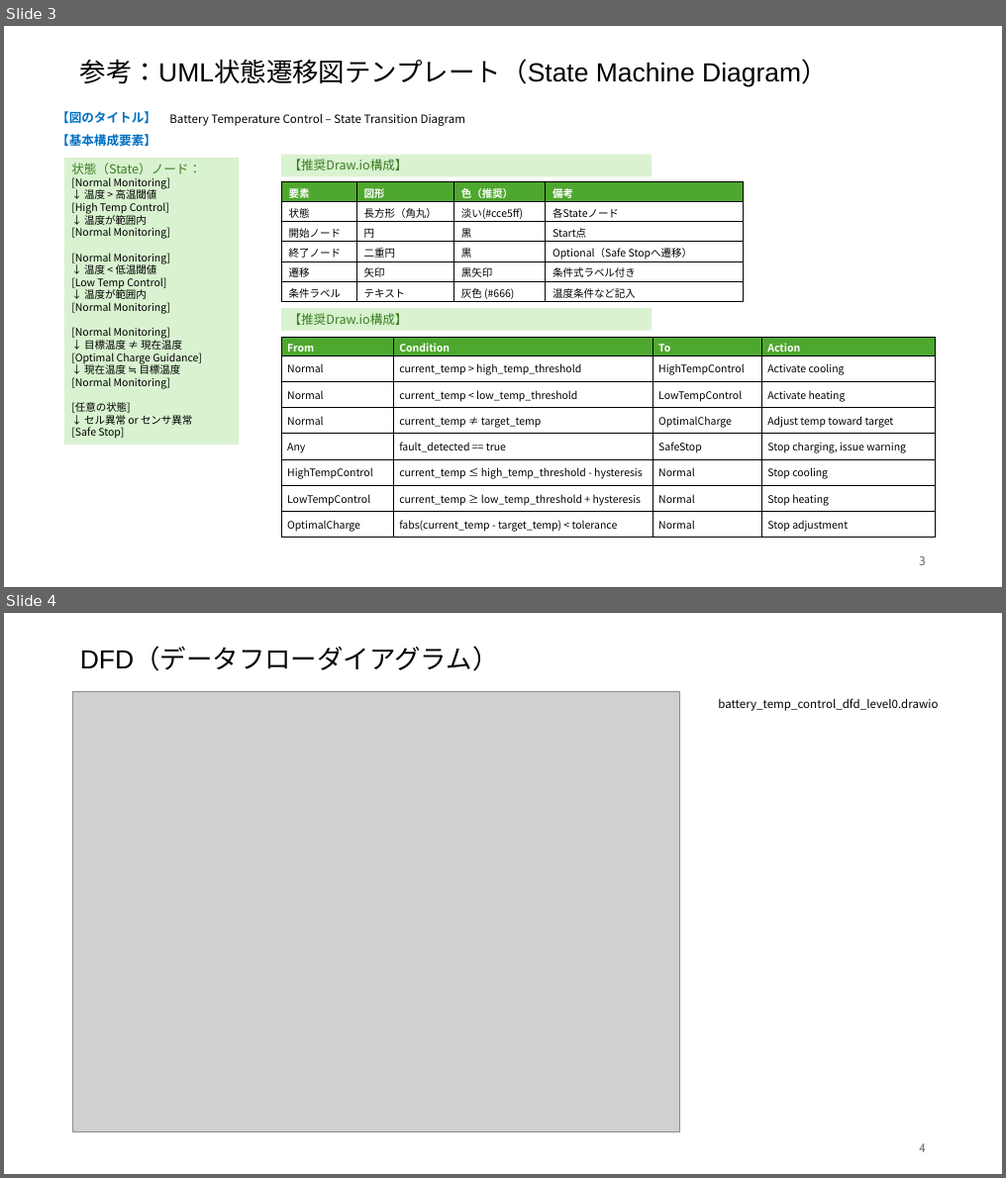
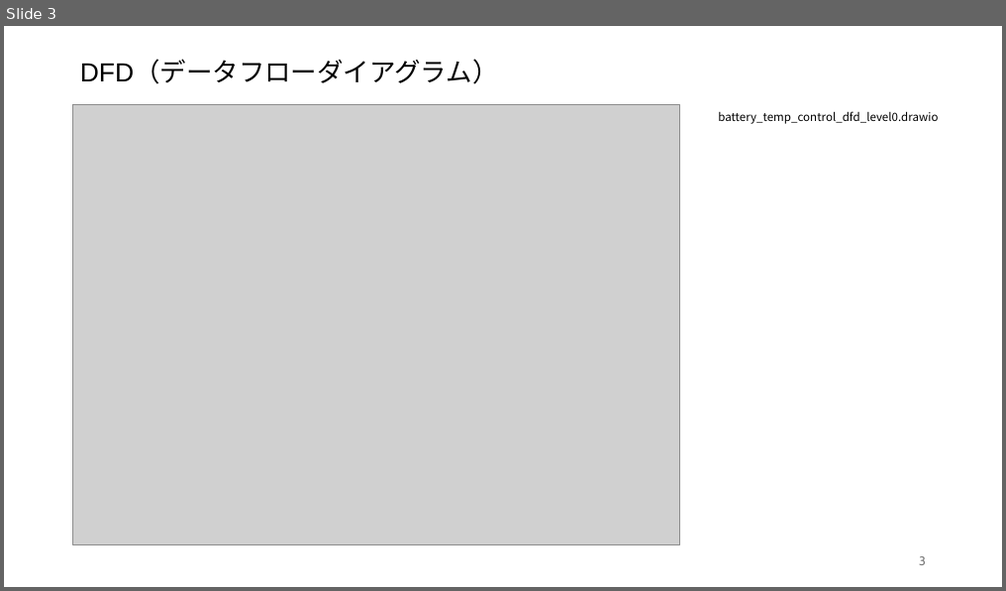
Before and after one commit to KazYag/nyaTraining-python-project, a slide deck: Specification/基本仕様.pptx. Shown one above the other, each under a label of ours: slides 3 and 4 before the commit, slide 3 after it. The pictures are 1006x1178 and 1006x591 pixels, drawn with LibreOffice and Linux fonts; fonts in the diff are those of the drawing; grey boxes stand for pictures. Boxes give left, top, right and bottom in pixels: in the first picture for what was removed or moved away, otherwise in the second. Text is boxed around its words. In the diff, an @@ line names an element or a change of style, - is before the commit and + after.

Commit message:
状態遷移の修正

```diff
--- a/Specification/基本仕様.pptx
+++ b/Specification/基本仕様.pptx
@@ slide 3 removed at (4,26,1002,587), background #FFFFFF @@
@@ title removed at (80,59,828,87) @@
-参考：UML状態遷移図テンプレート（State Machine Diagram）
@@ text removed at (56,111,156,124) @@
-【図のタイトル】
@@ text removed at (169,113,466,126) @@
-Battery Temperature Control – State Transition Diagram
@@ text removed at (56,134,156,147) @@
-【基本構成要素】
@@ rectangle removed at (64,158,239,445) @@
-状態（State）ノード：
-[Normal Monitoring]
-↓ 温度 > 高温閾値
-[High Temp Control]
-↓ 温度が範囲内
-[Normal Monitoring]
-[Normal Monitoring]
-↓ 温度 < 低温閾値
-[Low Temp Control]
-↓ 温度が範囲内
-[Normal Monitoring]
-[Normal Monitoring]
-↓ 目標温度 ≠ 現在温度
-[Optimal Charge Guidance]
-↓ 現在温度 ≒ 目標温度
-[Normal Monitoring]
-[任意の状態]
-↓ セル異常 or センサ異常
-[Safe Stop]
@@ rectangle removed at (282,154,652,176) @@
-【推奨Draw.io構成】
@@ table removed at (282,181,744,303), 6 rows, 4 columns @@
-要素 | 図形 | 色（推奨） | 備考
-状態 | 長方形（角丸） | 淡い(#cce5ff) | 各Stateノード
-開始ノード | 円 | 黒 | Start点
-終了ノード | 二重円 | 黒 | Optional（Safe Stopへ遷移）
-遷移 | 矢印 | 黒矢印 | 条件式ラベル付き
-条件ラベル | テキスト | 灰色 (#666) | 温度条件など記入
@@ rectangle removed at (282,308,652,331) @@
-【推奨Draw.io構成】
@@ table removed at (282,338,936,538), 8 rows, 4 columns @@
-From | Condition | To | Action
-Normal | current_temp > high_temp_threshold | HighTempControl | Activate cooling
-Normal | current_temp < low_temp_threshold | LowTempControl | Activate heating
-Normal | current_temp ≠ target_temp | OptimalCharge | Adjust temp toward target
-Any | fault_detected == true | SafeStop | Stop charging, issue warning
-HighTempControl | current_temp ≤ high_temp_threshold - hysteresis | Normal | Stop cooling
-LowTempControl | current_temp ≥ low_temp_threshold + hysteresis | Normal | Stop heating
-OptimalCharge | fabs(current_temp - target_temp) < tolerance | Normal | Stop adjustment
@@ page number removed at (919,557,926,566) @@
-3
@@ what was slide 4 is now slide 3 @@
@@ page number at (919,557,926,566): text changed @@
-4
+3
```
Also in this commit, not shown: 3 slides changed, 1 other slide removed, 1 other file.
